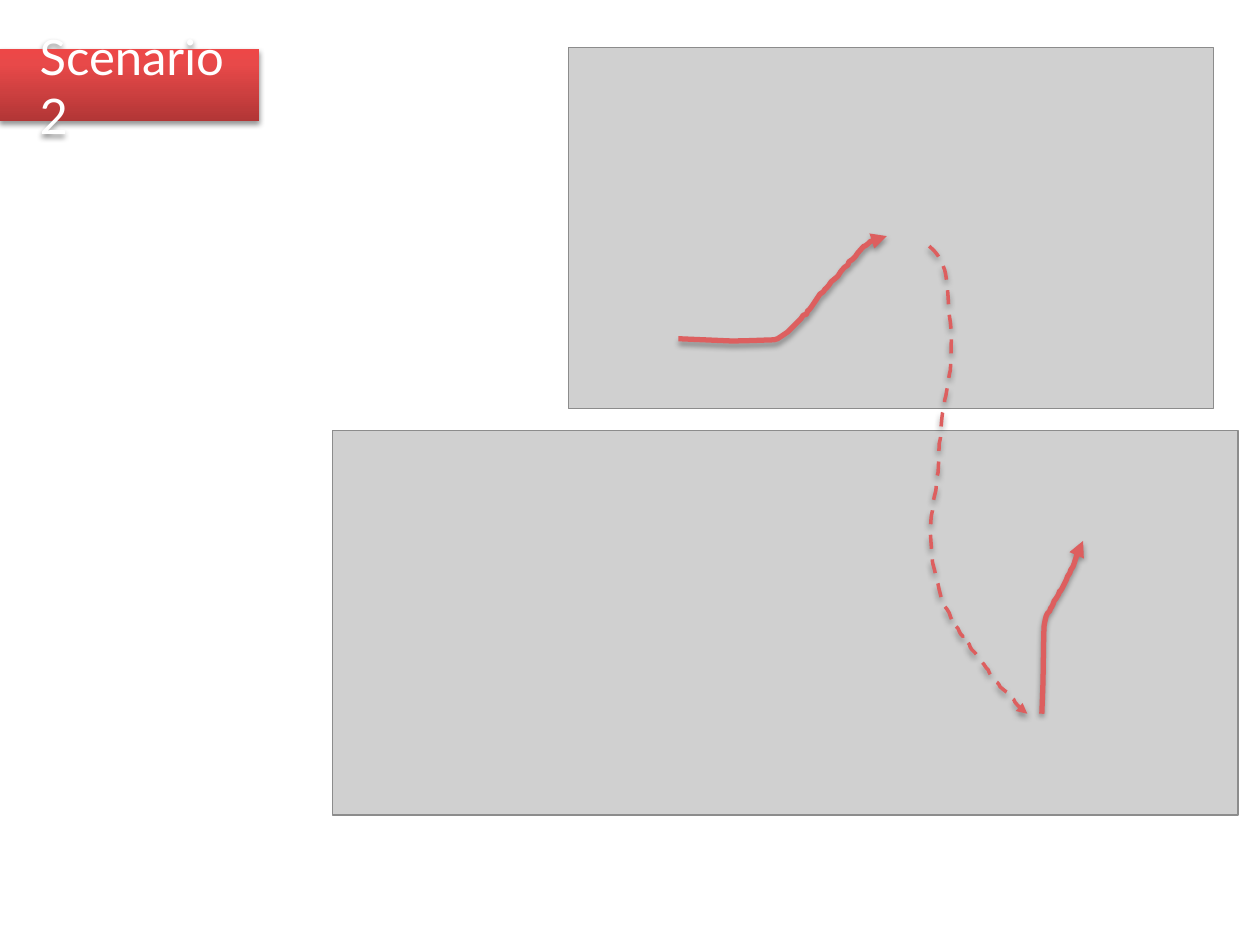
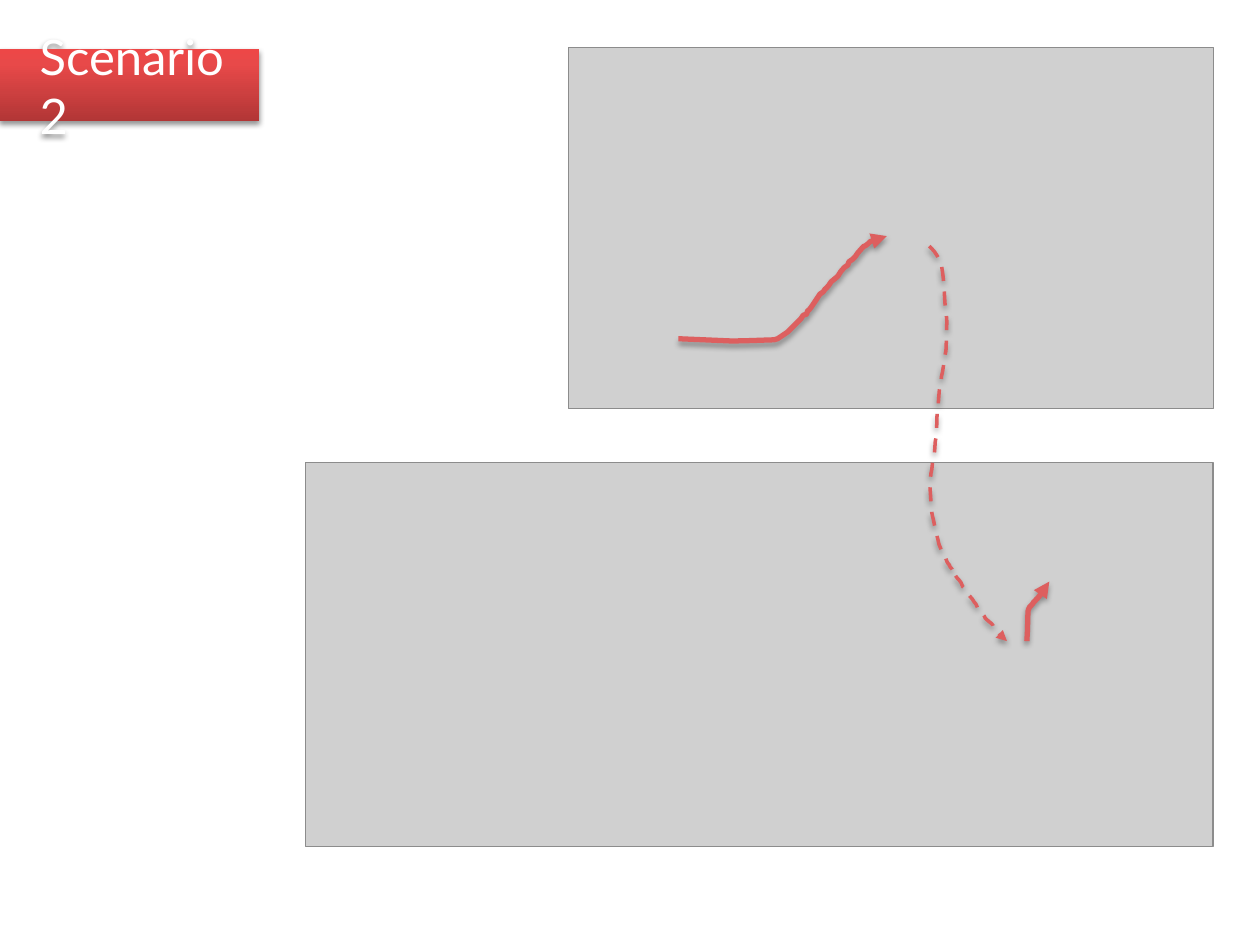
Before and after one commit to camunda-consulting/camunda-7-code-examples, a slide deck: slide 5 of snippets/migrate-third-party-to-camunda/docs/doku.pptx. Drawn at 1260x945 pixels with LibreOffice and Linux fonts; fonts in the diff are those of the drawing; grey boxes stand for pictures. Boxes give left, top, right and bottom in pixels: in the first picture for what was removed or moved away, otherwise in the second. Text is boxed around its words. In the diff, an @@ line names an element or a change of style, - is before the commit and + after.

```diff
--- a/snippets/migrate-third-party-to-camunda/docs/doku.pptx
+++ b/snippets/migrate-third-party-to-camunda/docs/doku.pptx
@@ freeform shape resized from (x1=929, y1=246, x2=1027, y2=713) to (x1=929, y1=246, x2=1007, y2=641) @@
@@ picture moved from (x1=333, y1=431, x2=1239, y2=815) to (x1=306, y1=462, x2=1213, y2=847) @@
@@ freeform shape resized from (x1=1042, y1=541, x2=1084, y2=713) to (x1=1027, y1=582, x2=1050, y2=641) @@
```
Also in this commit, not shown: 1 other slide changed, 1 slide added, 1 slide removed, 21 other files.
